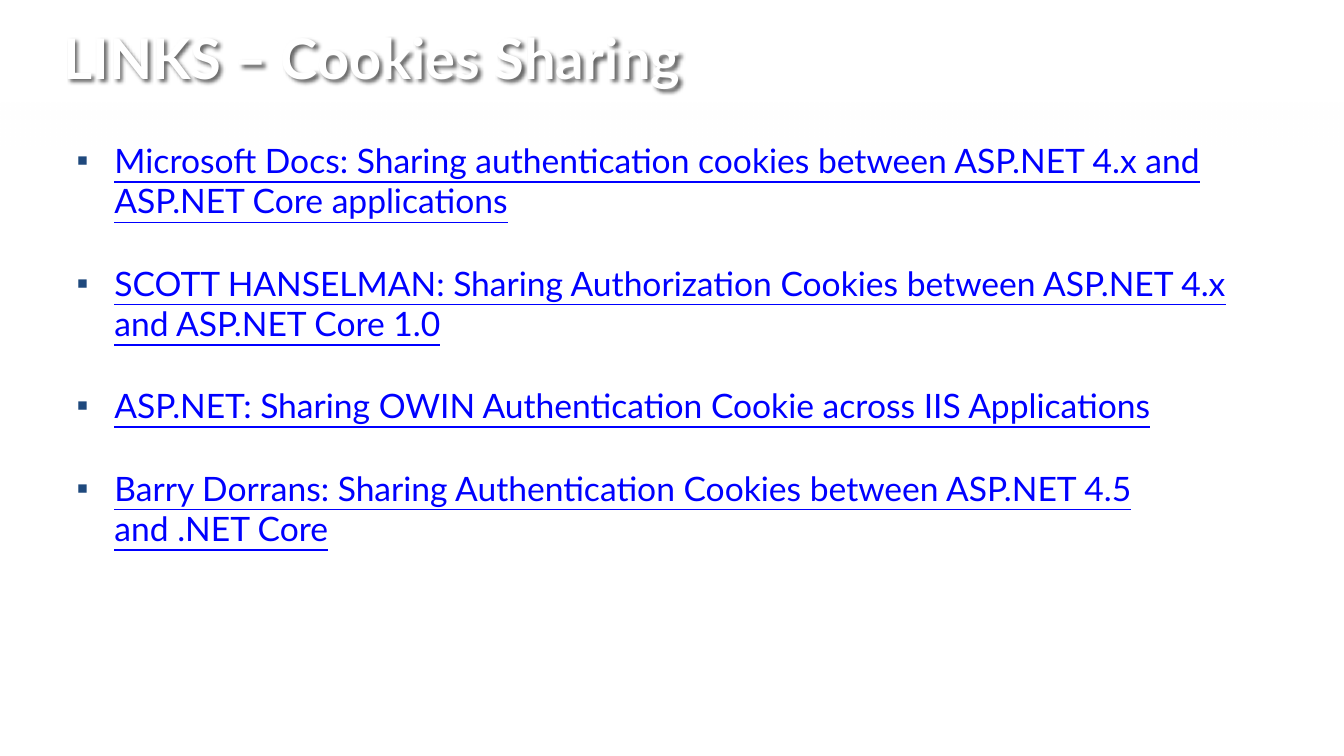
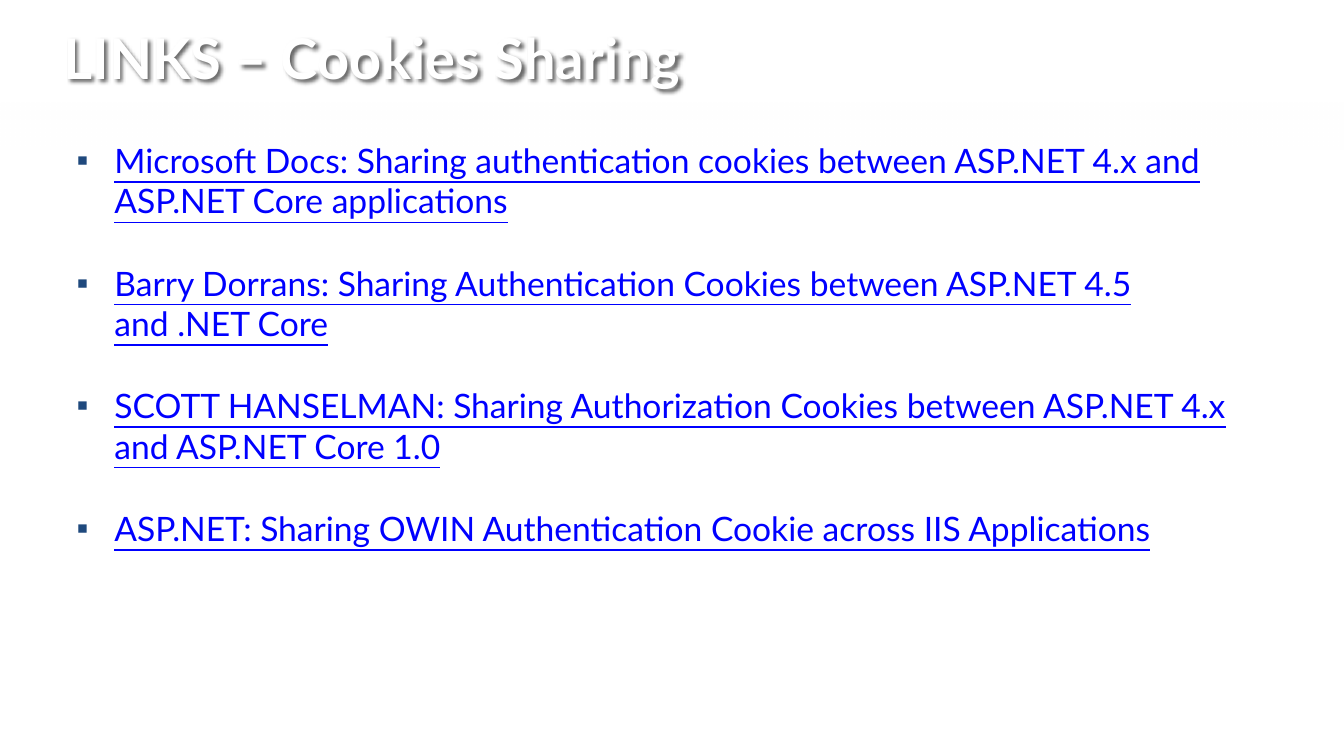
Before and after one commit to rlfkrl/NetCologne2017, a slide deck: slide 15 of slides/open id connect - share cookies.pptx (slide 16 before the commit). Drawn at 1344x756 pixels with LibreOffice and Linux fonts; fonts in the diff are those of the drawing; background and template pictures are left out. Boxes give left, top, right and bottom in pixels: in the first picture for what was removed or moved away, otherwise in the second. Text is boxed around its words. In the diff, an @@ line names an element or a change of style, - is before the commit and + after.

```diff
--- a/slides/open id connect - share cookies.pptx
+++ b/slides/open id connect - share cookies.pptx
@@ text at bbox=[114, 271, 1131, 337]: paragraph added @@
+▪ Barry Dorrans: Sharing Authentication Cookies between ASP.NET 4.5 and .NET Core
@@ text at bbox=[114, 476, 1131, 542]: paragraph removed @@
-▪ Barry Dorrans: Sharing Authentication Cookies between ASP.NET 4.5 and .NET Core
```
Also in this commit, not shown: 1 other slide changed, 1 slide added, 2 slides removed.
